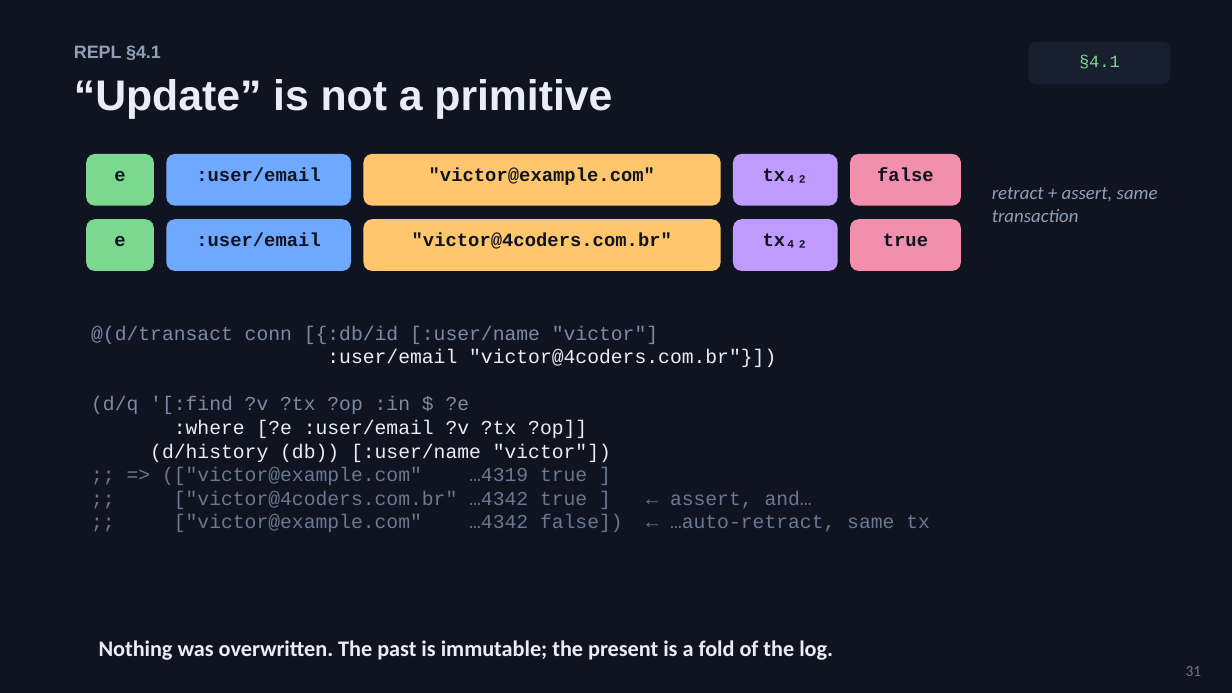
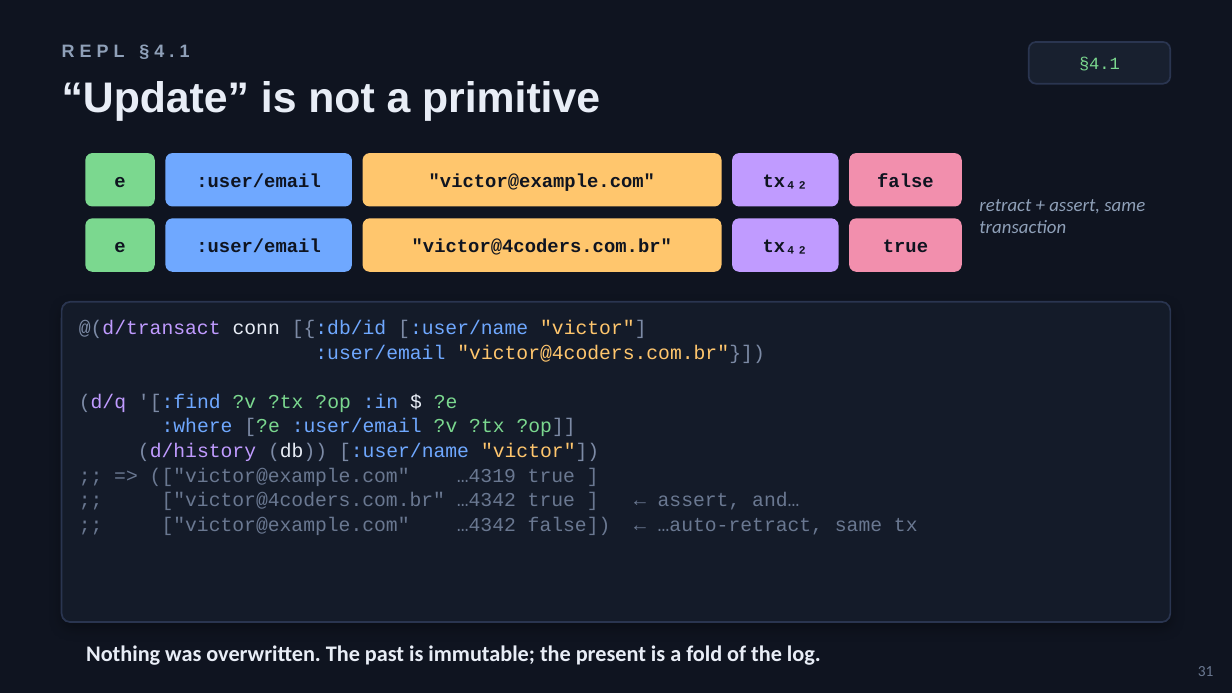
Before and after one commit to 4coders-com-br/datomic-model, a slide deck: slide 31 of domain-modeling-with-datoms.pptx. Drawn at 1232x693 pixels with LibreOffice and Linux fonts; fonts in the diff are those of the drawing. Boxes give left, top, right and bottom in pixels: in the first picture for what was removed or moved away, otherwise in the second. Text is boxed around its words. In the diff, an @@ line names an element or a change of style, - is before the commit and + after.

```diff
--- a/domain-modeling-with-datoms.pptx
+++ b/domain-modeling-with-datoms.pptx
@@ text "REPL §4.1" at <box>62,44,189,59</box>: letter spacing 0 to 3 pt; vertical alignment top to middle @@
@@ rounded rectangle "§4.1" at <box>1029,42,1170,84</box>: vertical alignment top to middle; outline none to #2A3550 1 pt; proportions changed @@
@@ rounded rectangle "e" at <box>86,154,154,206</box>: vertical alignment top to middle; outline none to #7BD88F 1 pt; proportions changed @@
@@ rounded rectangle ":user/email" at <box>166,154,351,206</box>: vertical alignment top to middle; outline none to #6FA8FF 1 pt; proportions changed @@
@@ rounded rectangle ""victor@example.com"" at <box>363,154,721,206</box>: vertical alignment top to middle; outline none to #FFC66D 1 pt; proportions changed @@
@@ rounded rectangle "tx₄₂" at <box>733,154,838,206</box>: vertical alignment top to middle; outline none to #C09BFF 1 pt; proportions changed @@
@@ rounded rectangle "false" at <box>850,154,961,206</box>: vertical alignment top to middle; outline none to #F28FAD 1 pt; proportions changed @@
@@ rounded rectangle "e" at <box>86,219,154,271</box>: vertical alignment top to middle; outline none to #7BD88F 1 pt; proportions changed @@
@@ rounded rectangle ":user/email" at <box>166,219,351,271</box>: vertical alignment top to middle; outline none to #6FA8FF 1 pt; proportions changed @@
@@ rounded rectangle ""victor@4coders.com.br"" at <box>363,219,721,271</box>: vertical alignment top to middle; outline none to #FFC66D 1 pt; proportions changed @@
@@ rounded rectangle "tx₄₂" at <box>733,219,838,271</box>: vertical alignment top to middle; outline none to #C09BFF 1 pt; proportions changed @@
@@ rounded rectangle "true" at <box>850,219,961,271</box>: vertical alignment top to middle; outline none to #F28FAD 1 pt; proportions changed @@
@@ rounded rectangle added at <box>62,302,1170,622</box>, fill #141B29, outline #2A3550 1 pt @@
@@ text "@(d/transact conn [{:db/id [:user/name "victor"]" at <box>79,320,918,535</box>: text colour #7C8AA5 to #C09BFF in "@(d/transact", "(d/q"; text colour #7C8AA5 to #E8EDF6 in "conn", "$"; text colour #7C8AA5 to #6FA8FF in "[{:db/id [:user/name", "'[:find :in"; text colour #7C8AA5 to #FFC66D in ""victor"]"; text colour #E8EDF6 to #6FA8FF in ":user/email", ":where :user/email", "[:user/name"; text colour #E8EDF6 to #FFC66D in ""victor@4coders.com.br"}])", ""victor"])"; text colour #E8EDF6 to #7C8AA5 in ""victor@4coders.com.br"}])", "[?e ?op]]", "(d/history (db)) [:user/name "victor"])"; text colour #7C8AA5 to #7BD88F in "?v ?tx ?op ?e"; text colour #E8EDF6 to #7BD88F in "[?e ?v ?tx ?op]]"; text colour #E8EDF6 to #C09BFF in "(d/history"; line spacing 1 to 1.04 @@
@@ vertical alignment top to middle in 4 elements at <box>1198,666,1214,676</box>, <box>62,81,600,121</box>, <box>979,199,1145,233</box>, <box>86,645,821,665</box> @@
```
Also in this commit, not shown: 54 other slides changed.
